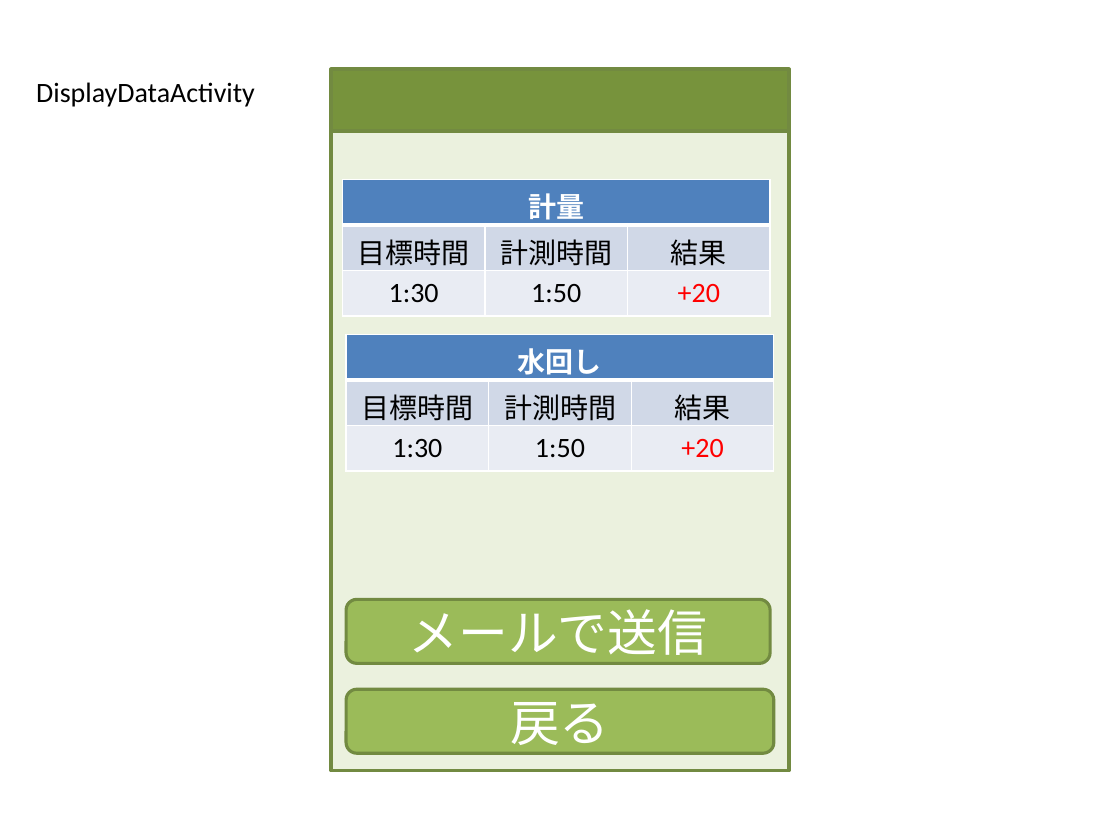
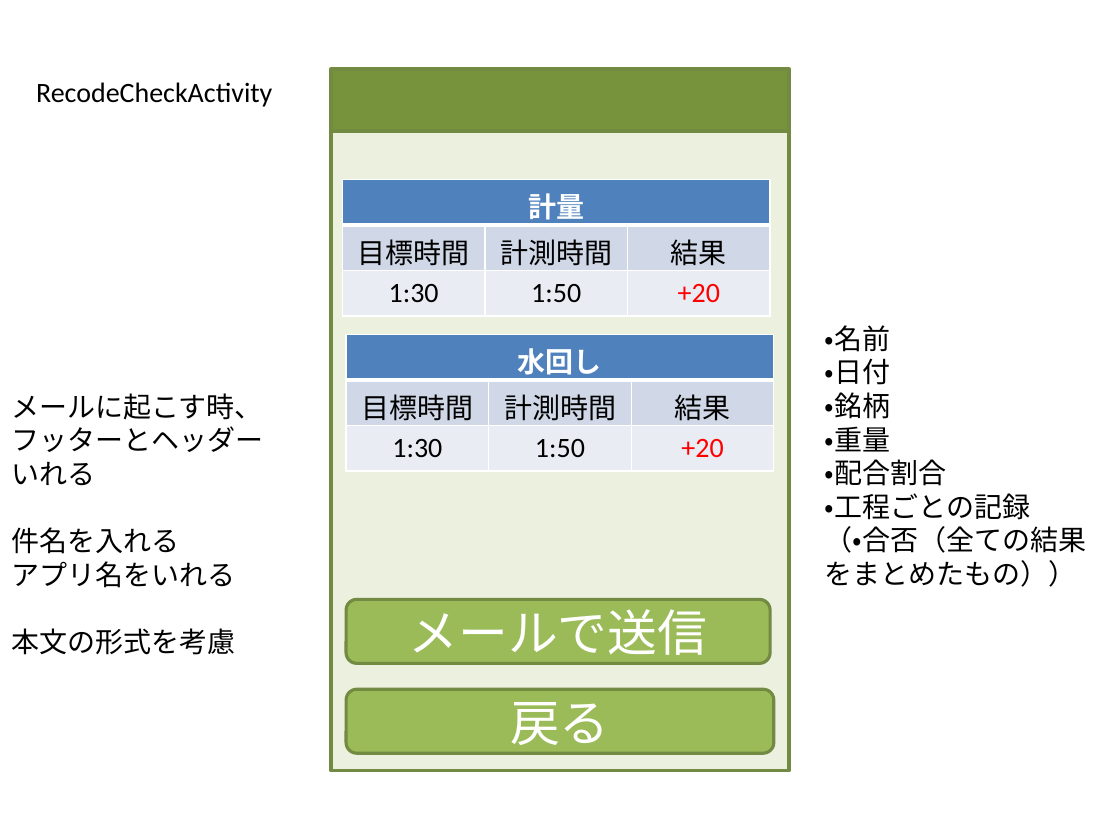
Before and after one commit to MayuOkuda/soba, a slide deck: slide 21 of memo/そばUI2.pptx (slide 19 before the commit). Drawn at 1120x840 pixels with LibreOffice and Linux fonts; fonts in the diff are those of the drawing. Boxes give left, top, right and bottom in pixels: in the first picture for what was removed or moved away, otherwise in the second. Text is boxed around its words. In the diff, an @@ line names an element or a change of style, - is before the commit and + after.

```diff
--- a/memo/そばUI2.pptx
+++ b/memo/そばUI2.pptx
@@ text at (36,82,272,107): text changed @@
-DisplayDataActivity
+RecodeCheckActivity
@@ text added at (825,325,1086,587), 18 pt, text #000000 @@
+・名前
+・日付
+・銘柄
+・重量
+・配合割合
+・工程ごとの記録
+（・合否（全ての結果をまとめたもの））
@@ text added at (11,393,263,655), 18 pt, text #000000 @@
+メールに起こす時、フッターとヘッダーいれる
+件名を入れる
+アプリ名をいれる
+本文の形式を考慮
```
Also in this commit, not shown: 7 other slides changed, 2 slides added.
